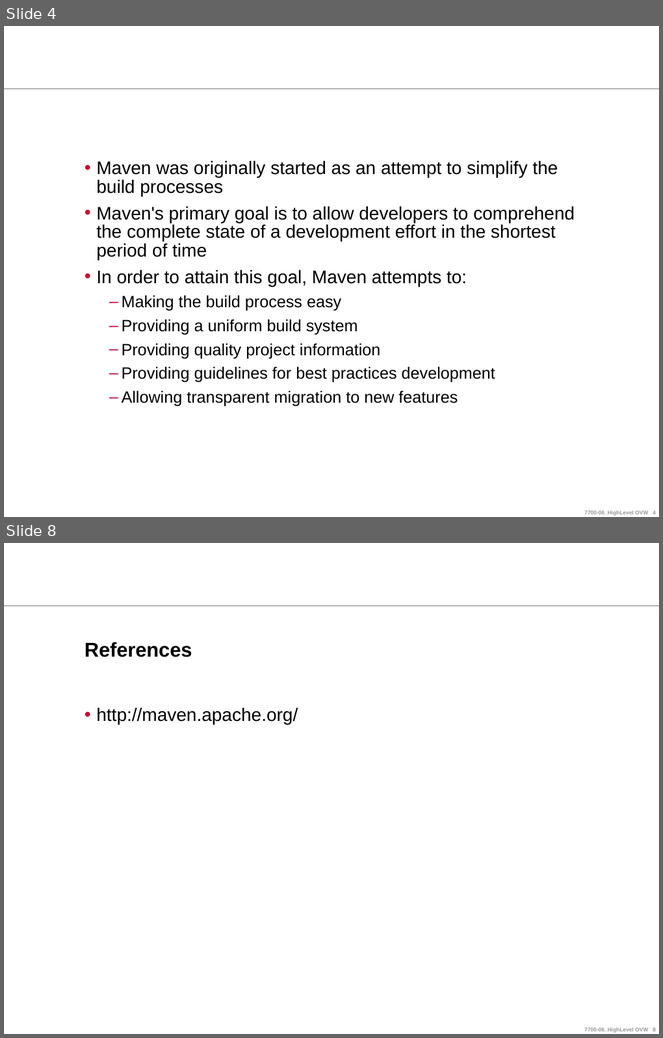
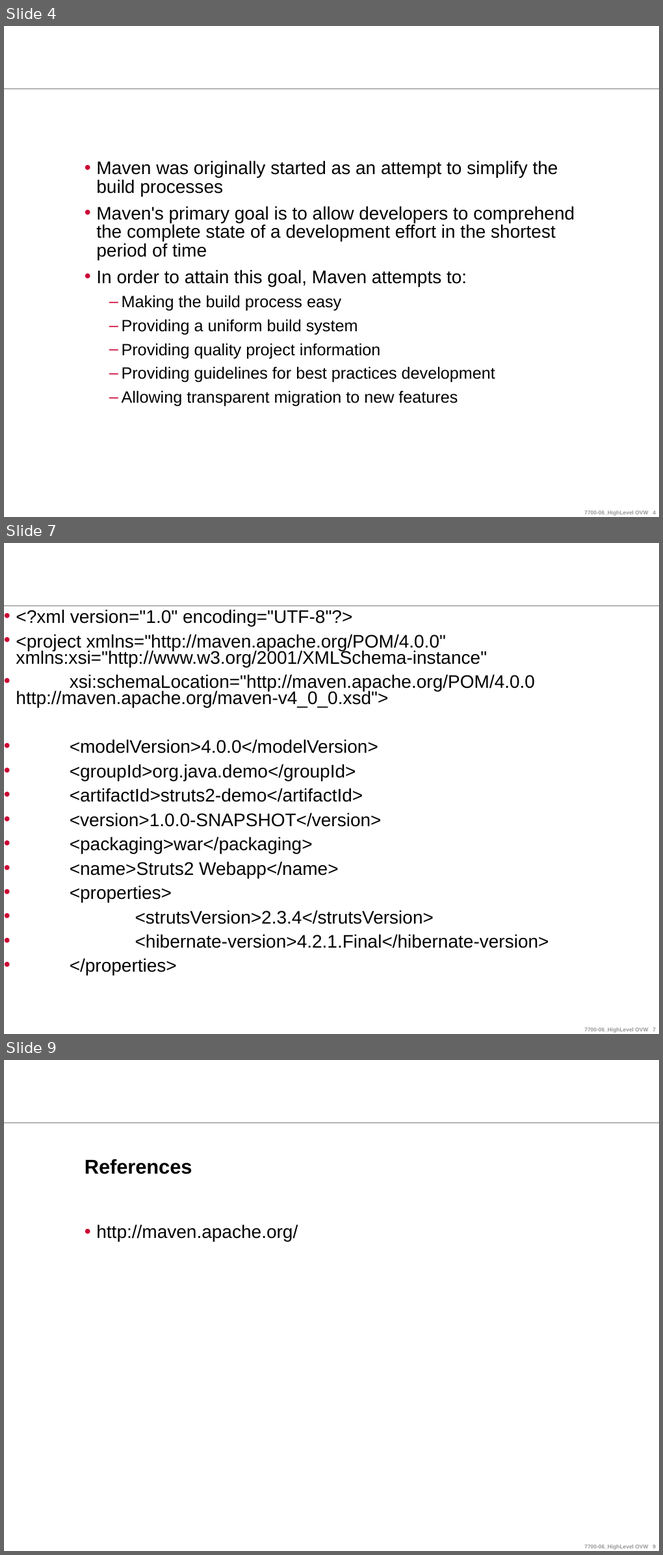
Before and after one commit to ndlongit/longnd-data, a slide deck: Document/Tutorial/[Presentation] Maven.ppt. Shown one above the other, each under a label of ours: slides 4 and 8 before the commit, slides 4, 7 and 9 after it; the slides between them are not shown. The pictures are 663x1038 and 663x1555 pixels, drawn with LibreOffice and Linux fonts; fonts in the diff are those of the drawing; background and template pictures are left out. Boxes give left, top, right and bottom in pixels: in the first picture for what was removed or moved away, otherwise in the second. Text is boxed around its words. In the diff, an @@ line names an element or a change of style, - is before the commit and + after.

```diff
--- a/Document/Tutorial/[Presentation] Maven.ppt
+++ b/Document/Tutorial/[Presentation] Maven.ppt
@@ slide 7 added at <box>4,543,659,1034</box>, background #FFFFFF; not listed: 2 template elements that a slide beside it also shows @@
@@ text added at <box>16,609,549,976</box>, 20 pt, text #000000 @@
+• <?xml version="1.0" encoding="UTF-8"?>
+• <project xmlns="http://maven.apache.org/POM/4.0.0" xmlns:xsi="http://www.w3.org/2001/XMLSchema-instance"
+• xsi:schemaLocation="http://maven.apache.org/POM/4.0.0 http://maven.apache.org/maven-v4_0_0.xsd">
+• <modelVersion>4.0.0</modelVersion>
+• <groupId>org.java.demo</groupId>
+• <artifactId>struts2-demo</artifactId>
+• <version>1.0.0-SNAPSHOT</version>
+• <packaging>war</packaging>
+• <name>Struts2 Webapp</name>
+• <properties>
+• <strutsVersion>2.3.4</strutsVersion>
+• <hibernate-version>4.2.1.Final</hibernate-version>
+• </properties>
@@ what was slide 8 is now slide 9 @@
```
Also in this commit, not shown: 1 slide changed, 2 other slides added, 2 slides removed.
